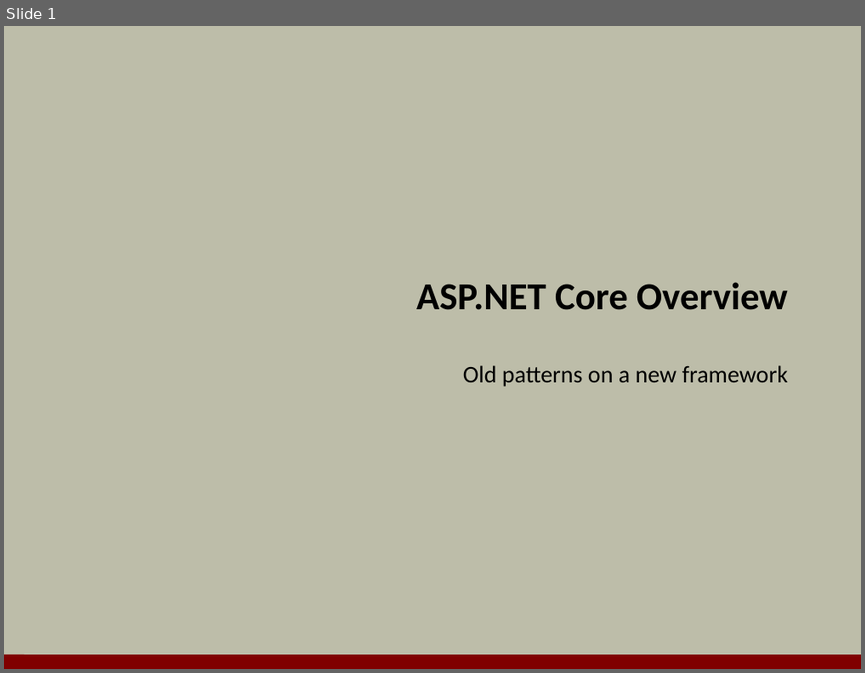
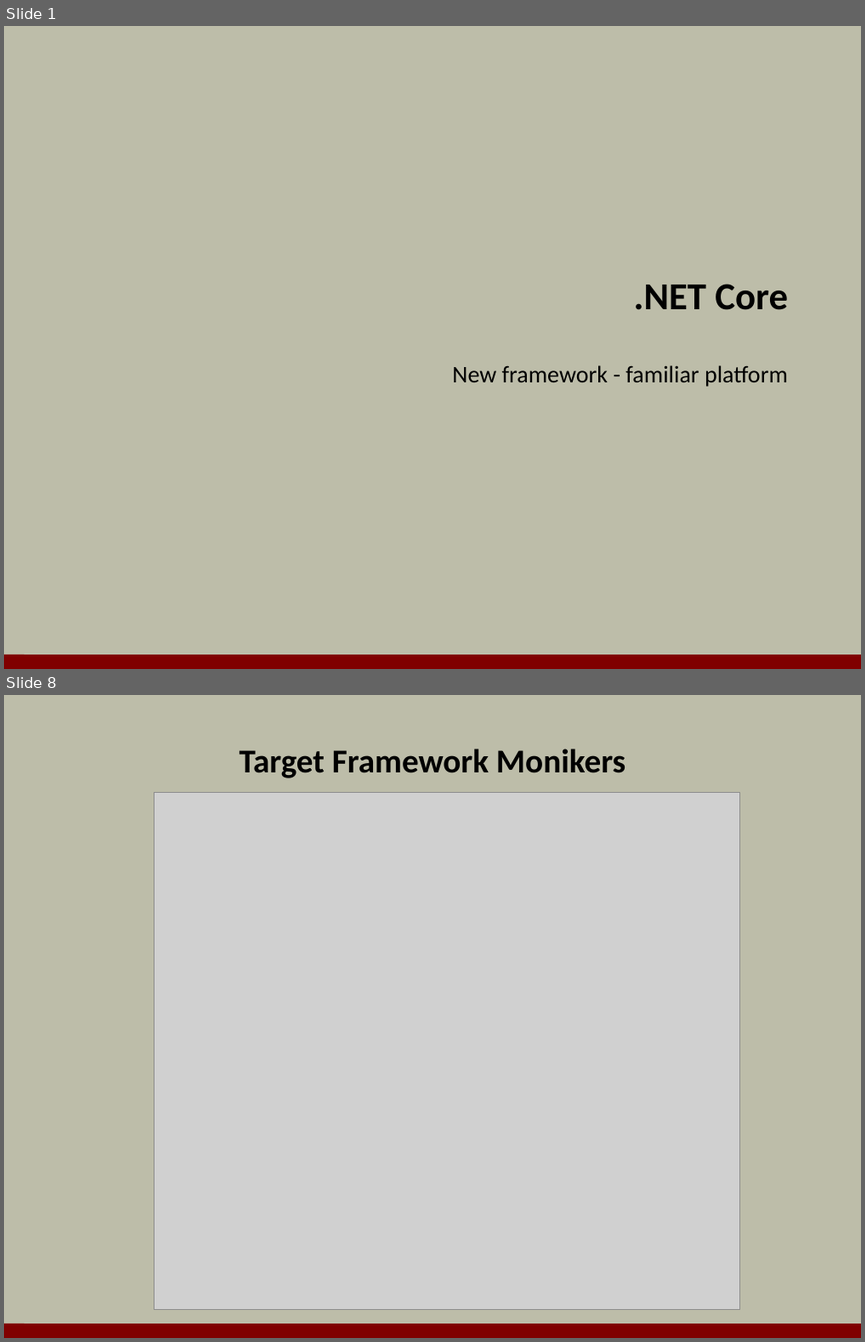
Before and after one commit to OdeToCode/classes, a slide deck: aspnet5/slides/01_Overview.pptx. Shown one above the other, each under a label of ours: slide 1 before the commit, slides 1 and 8 after it; the slides between them are not shown. The pictures are 865x673 and 865x1342 pixels, drawn with LibreOffice and Linux fonts; fonts in the diff are those of the drawing; grey boxes stand for pictures; background and template pictures are left out. Boxes give left, top, right and bottom in pixels: in the first picture for what was removed or moved away, otherwise in the second. Text is boxed around its words. In the diff, an @@ line names an element or a change of style, - is before the commit and + after.

```diff
--- a/aspnet5/slides/01_Overview.pptx
+++ b/aspnet5/slides/01_Overview.pptx
@@ slide 8 added at [4, 695, 861, 1338], background #BDBDA9; not listed: 1 template element that a slide beside it also shows @@
@@ title added at [239, 749, 625, 778], 28 pt, text #000000, bold @@
+Target Framework Monikers
@@ picture added at [154, 793, 740, 1310] @@
@@ slide 1 changed as well @@
@@ title at [634, 284, 788, 310]: text changed @@
-ASP.NET Core Overview
+.NET Core
@@ subtitle at [452, 365, 788, 386]: text changed @@
-Old patterns on a new framework
+New framework - familiar platform
```
Also in this commit, not shown: 11 other slides added, 17 slides removed, 6 other files.
